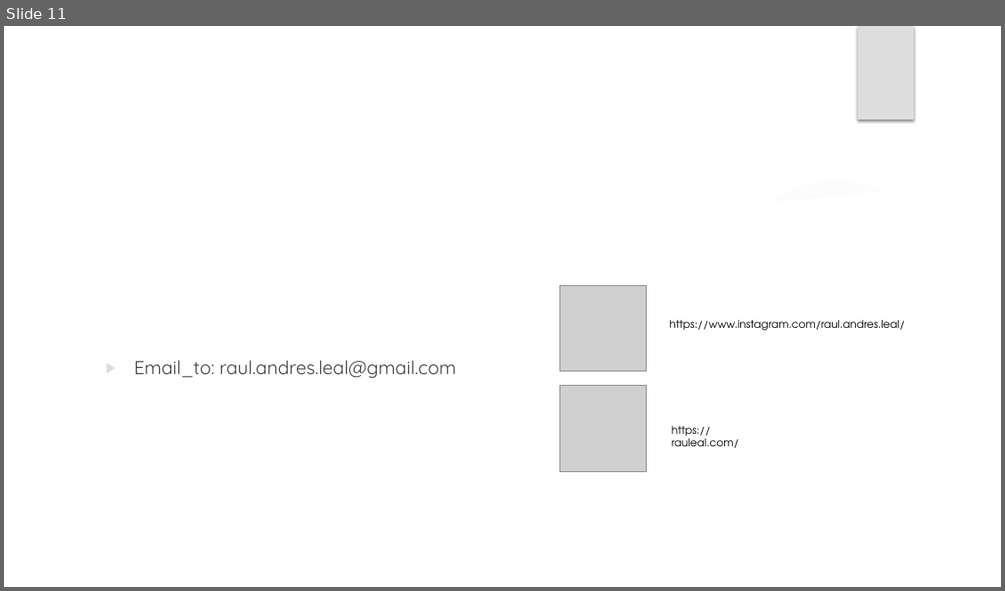
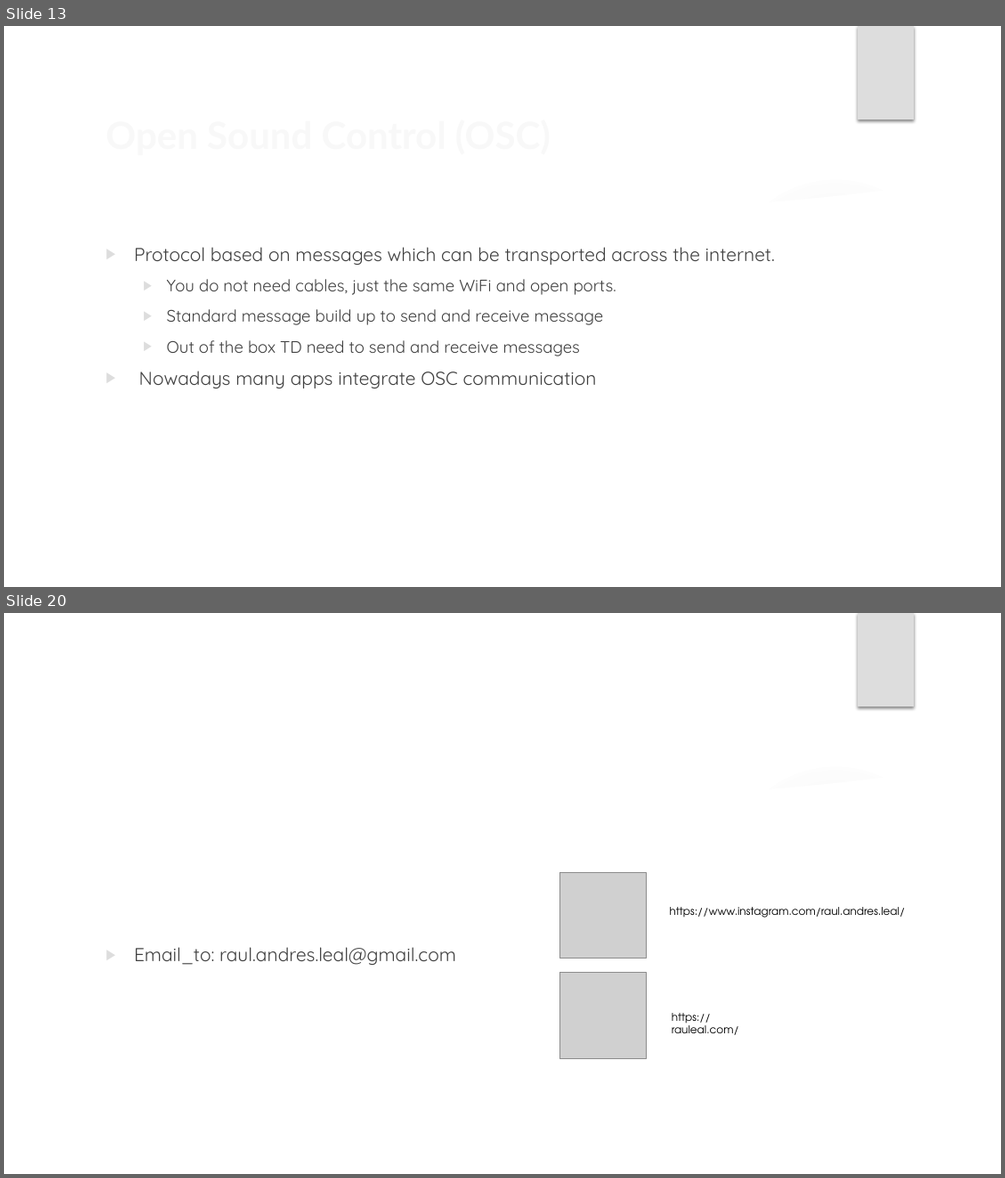
Before and after one commit to Rauleal/TouchDesigner_Bauhaus_workshop, a slide deck: Sensors_Osc Workshop/Workshop_presentation.pptx. Shown one above the other, each under a label of ours: slide 11 before the commit, slides 13 and 20 after it; the slides between them are not shown. The pictures are 1005x591 and 1005x1178 pixels, drawn with LibreOffice and Linux fonts; fonts in the diff are those of the drawing; grey boxes stand for pictures; background and template pictures are left out. Boxes give left, top, right and bottom in pixels: in the first picture for what was removed or moved away, otherwise in the second. Text is boxed around its words. In the diff, an @@ line names an element or a change of style, - is before the commit and + after.

```diff
--- a/Sensors_Osc Workshop/Workshop_presentation.pptx
+++ b/Sensors_Osc Workshop/Workshop_presentation.pptx
@@ slide 13 added at [4, 26, 1001, 587], background picture (left out) @@
@@ group added at [4, 26, 1001, 587]: 3 ellipses, 3 freeform shapes @@
@@ rectangle added at [858, 26, 914, 119], fill #DDDDDD @@
@@ text added at [134, 247, 775, 388], 16 pt, text #404040 @@
+▶ Protocol based on messages which can be transported across the internet.
+  ▶ You do not need cables, just the same WiFi and open ports.
+  ▶ Standard message build up to send and receive message
+  ▶ Out of the box TD need to send and receive messages
+▶ Nowadays many apps integrate OSC communication
@@ title added at [421, 282, 568, 385], 36 pt, text #F8F8F8, bold @@
+Open Sound Control (OSC)
@@ what was slide 11 is now slide 20 @@
```
Also in this commit, not shown: 5 slides changed, 9 other slides added, 1 slide removed, 38 other files.
